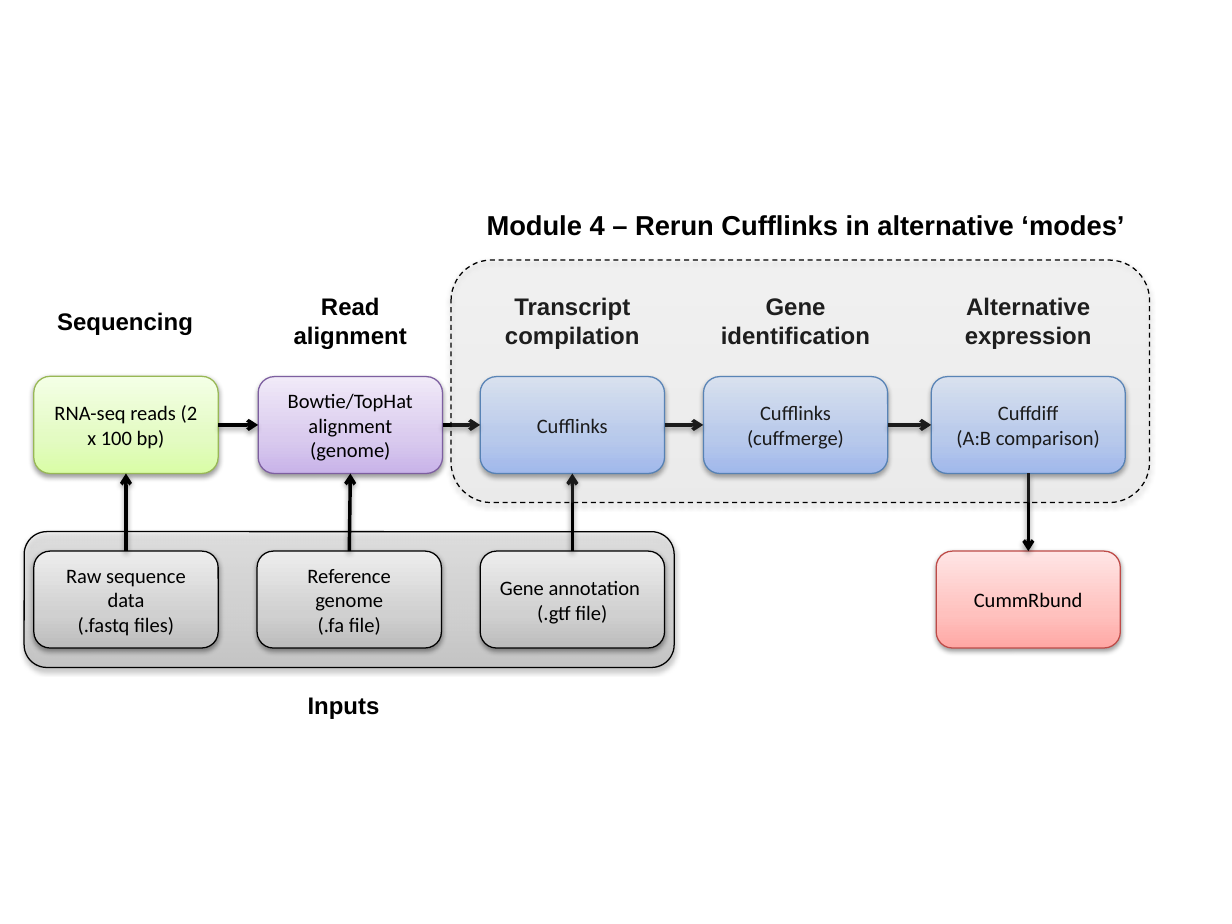
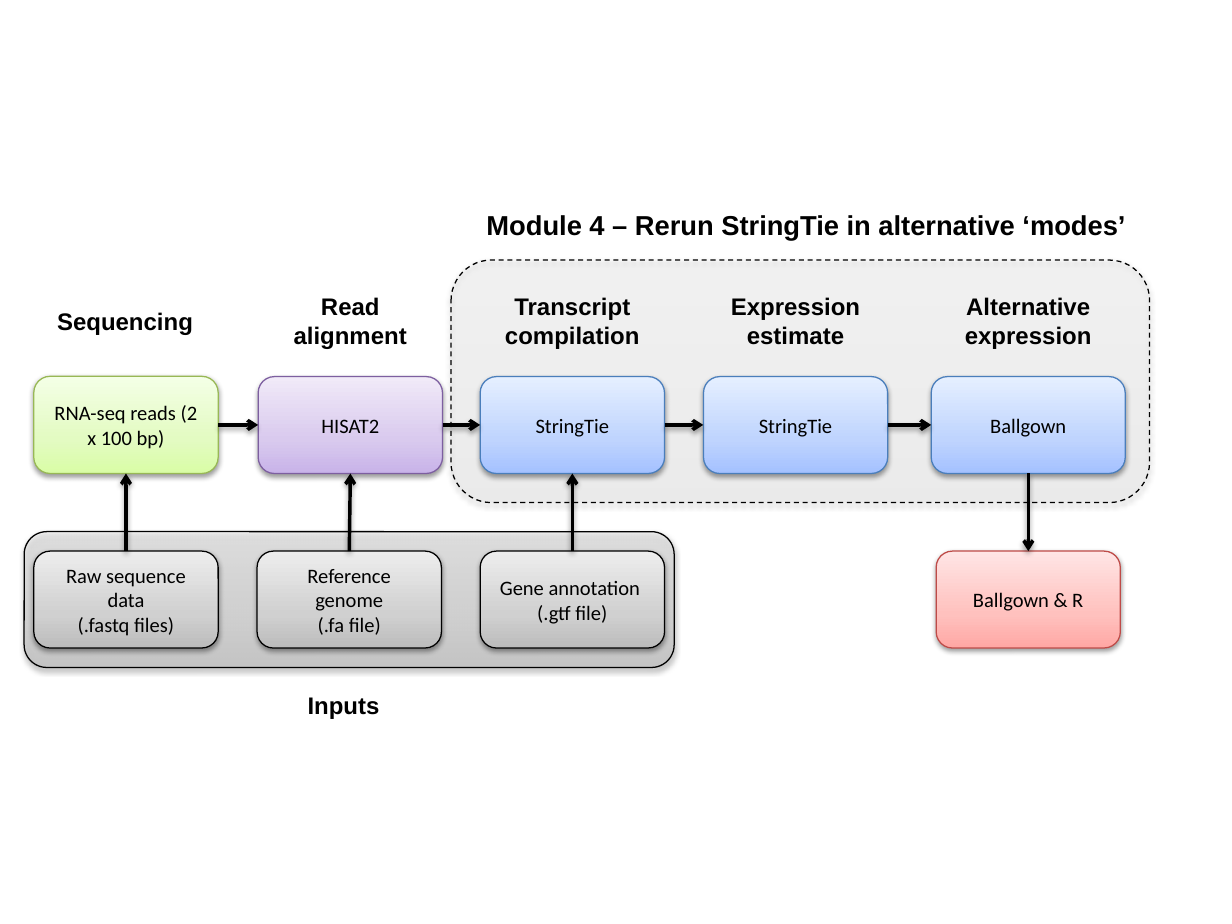
Before and after one commit to griffithlab/rnaseq_tutorial_wiki, a slide deck: slide 5 of Images/RNA-seq_Flowchart.pptx. Drawn at 1232x924 pixels with LibreOffice and Linux fonts; fonts in the diff are those of the drawing. Boxes give left, top, right and bottom in pixels: in the first picture for what was removed or moved away, otherwise in the second. Text is boxed around its words. In the diff, an @@ line names an element or a change of style, - is before the commit and + after.

```diff
--- a/Images/RNA-seq_Flowchart.pptx
+++ b/Images/RNA-seq_Flowchart.pptx
@@ text at (486, 215, 1125, 240): text changed @@
-Module 4 – Rerun Cufflinks in alternative ‘modes’
+Module 4 – Rerun StringTie in alternative ‘modes’
@@ text at (731, 297, 860, 345): text changed @@
-Gene identification
+Expression estimate
@@ text in rounded rectangle at (321, 419, 379, 433): text changed @@
-Bowtie/TopHat alignment (genome)
+HISAT2
@@ text in rounded rectangle at (536, 419, 609, 437): text changed @@
-Cufflinks
+StringTie
@@ text in rounded rectangle at (759, 419, 832, 437): text changed @@
-Cufflinks (cuffmerge)
+StringTie
@@ text in rounded rectangle at (990, 418, 1066, 437): text changed @@
-Cuffdiff
-(A:B comparison)
+Ballgown
@@ text in rounded rectangle at (973, 592, 1083, 611): text changed @@
-CummRbund
+Ballgown & R
```
Also in this commit, not shown: 4 other slides changed, 6 other files.
